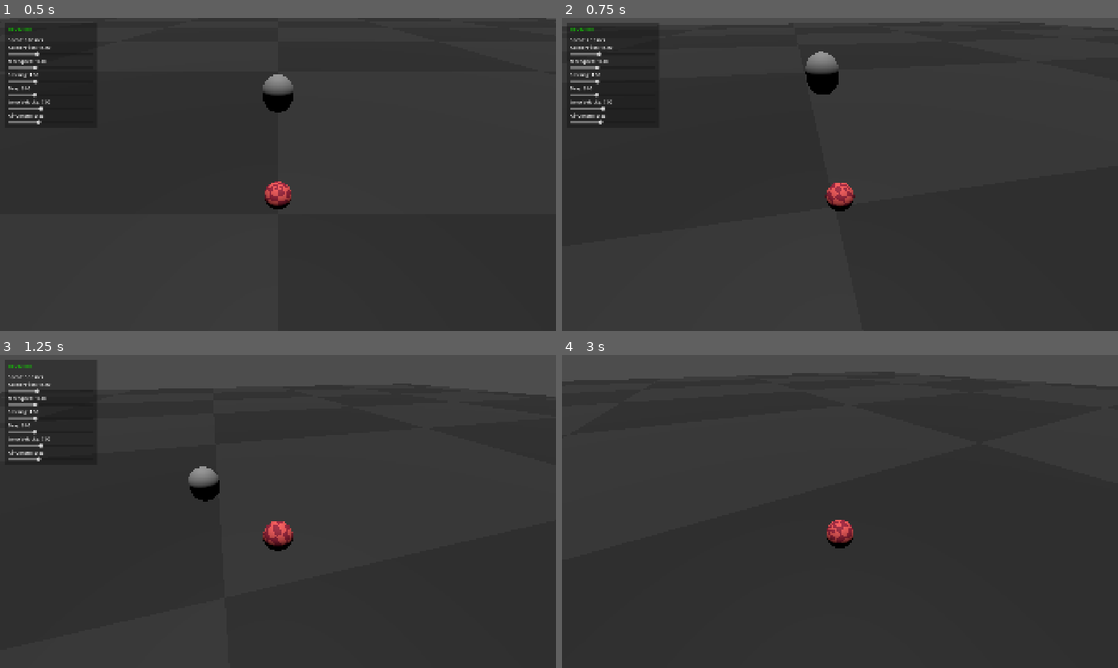
Above: before the commit, frames 1-4 (two rows, left to right).
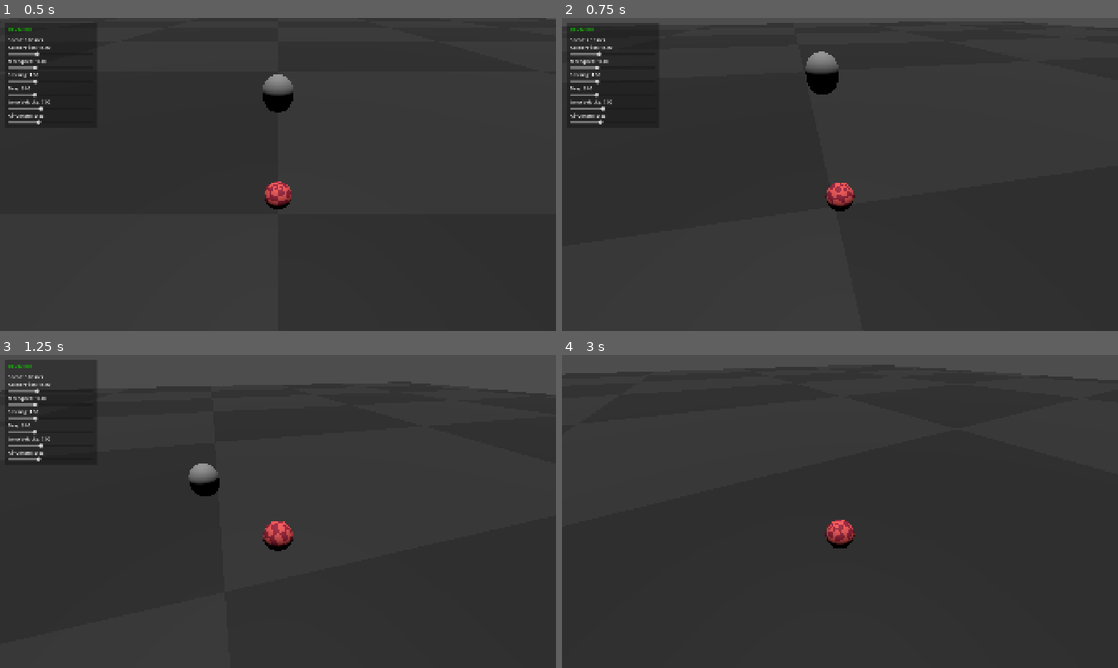
Above: after the commit, the same moments.

Repository: mika-marcondes/axie-jam
Game: Godot game, scene res://scenes/contest/contest_greybox.tscn
Same seed, same stepped clock (60 frames per second), same inputs: the game is played once before the commit and once after it.
Inputs:
- Up to frame 1 (0.5 s): no input
- Up to frame 2 (0.75 s): hold Right (move_right) from 0.53 s (still down); tap E (camera_right) at 0.6 s
- Up to frame 3 (1.25 s): keep holding Right (move_right); tap Space (jump) at 0.77 s
- Up to frame 4 (3 s): release Right (move_right) at 1.28 s; hold Down (move_back) 1.28-2.03 s; tap Q (camera_left) at 1.35 s; tap Space (jump) at 1.52 s; tap E (camera_right) at 1.55, 2.1 s; hold Right (move_right) 2.03-2.78 s; hold W (move_forward) from 2.78 s (still down); tap 1 (toggle_dev_mode) at 2.85 s

Frame 1 is identical in both runs. In frame 2, less than 0.1% of the frame differs, in the area x 36-100%, y 1-60%; in frame 3, 0.7%; in frame 4, 1.3%, in the area x 0-100%, y 3-62%.

Commit message:
update camera movement

Diff:
--- a/scenes/contest/contest_greybox.tscn
+++ b/scenes/contest/contest_greybox.tscn
@@ -36,8 +36,9 @@
 [node name="Player" parent="." unique_id=1086016846 instance=ExtResource("1_r5vmv")]
 transform = Transform3D(1, 0, 0, 0, 1, 0, 0, 0, 1, 0, 4.1195245, -1.8688009)
 
-[node name="Ball" parent="." unique_id=1570341470 instance=ExtResource("2_ccxh4")]
+[node name="Ball" parent="." unique_id=1570341470 node_paths=PackedStringArray("movement_reference") instance=ExtResource("2_ccxh4")]
 transform = Transform3D(1, 0, 0, 0, 1, 0, 0, 0, 1, 0, 2.4650292, 0)
+movement_reference = NodePath("../CameraRig/YawPivot")
 
 [node name="CameraRig" type="Node3D" parent="." unique_id=215474228 node_paths=PackedStringArray("target")]
 script = ExtResource("4_aps6a")
--- a/scenes/player/ball_controller.gd
+++ b/scenes/player/ball_controller.gd
@@ -13,6 +13,9 @@
 @export_category("Jump")
 @export var jump_velocity: float = 7.0
 @export_range(0.0, 1.0, 0.05) var air_control: float = 0.35
+
+@export_category("References")
+@export var movement_reference: Node3D
 
 @onready var visual: Node3D = $Visual
 
@@ -42,22 +45,27 @@
 
 func handle_movement(delta: float) -> void:
 	var input: Vector2 = Input.get_vector(
-		"move_left",
-		"move_right",
-		"move_forward",
-		"move_back"
+		"move_left", "move_right", "move_forward", "move_back"
 	)
 
-	var input_direction: Vector3 = Vector3(
-		input.x,
-		0.0,
-		input.y
-	)
+	var input_direction: Vector3 = Vector3.ZERO
+
+	if movement_reference != null:
+		var camera_forward: Vector3 = -movement_reference.global_transform.basis.z
+		var camera_right: Vector3 = movement_reference.global_transform.basis.x
+
+		camera_forward.y = 0.0
+		camera_right.y = 0.0
+
+		camera_forward = camera_forward.normalized()
+		camera_right = camera_right.normalized()
+
+		input_direction = camera_right * input.x + camera_forward * -input.y
+	else:
+		input_direction = Vector3(input.x, 0.0, input.y)
 
 	var horizontal_velocity: Vector3 = Vector3(
-		velocity.x,
-		0.0,
-		velocity.z
+		velocity.x, 0.0, velocity.z
 	)
 
 	var control_multiplier: float = 1.0
@@ -70,33 +78,19 @@
 
 		if horizontal_velocity.length() < 0.1:
 			horizontal_velocity += (
-				input_direction
-				* acceleration
-				* control_multiplier
-				* delta
+				input_direction * acceleration * control_multiplier * delta
 			)
 		else:
 			var momentum_direction: Vector3 = horizontal_velocity.normalized()
 
-			# Split the input into acceleration along the current momentum
+			# Split input into acceleration along the current momentum
 			# and steering perpendicular to it.
 			var parallel_amount: float = input_direction.dot(momentum_direction)
-
-			var parallel_input: Vector3 = (
-				momentum_direction
-				* parallel_amount
-			)
-
-			var lateral_input: Vector3 = (
-				input_direction
-				- parallel_input
-			)
+			var parallel_input: Vector3 = momentum_direction * parallel_amount
+			var lateral_input: Vector3 = input_direction - parallel_input
 
 			horizontal_velocity += (
-				parallel_input
-				* acceleration
-				* control_multiplier
-				* delta
+				parallel_input * acceleration * control_multiplier * delta
 			)
 
 			horizontal_velocity += (
@@ -108,16 +102,11 @@
 			)
 
 		if horizontal_velocity.length() > max_speed:
-			horizontal_velocity = (
-				horizontal_velocity.normalized()
-				* max_speed
-			)
+			horizontal_velocity = horizontal_velocity.normalized() * max_speed
 
 	elif is_on_floor():
-		# Apply drag only while grounded.
 		horizontal_velocity = horizontal_velocity.move_toward(
-			Vector3.ZERO,
-			drag * delta
+			Vector3.ZERO, drag * delta
 		)
 
 	velocity.x = horizontal_velocity.x
